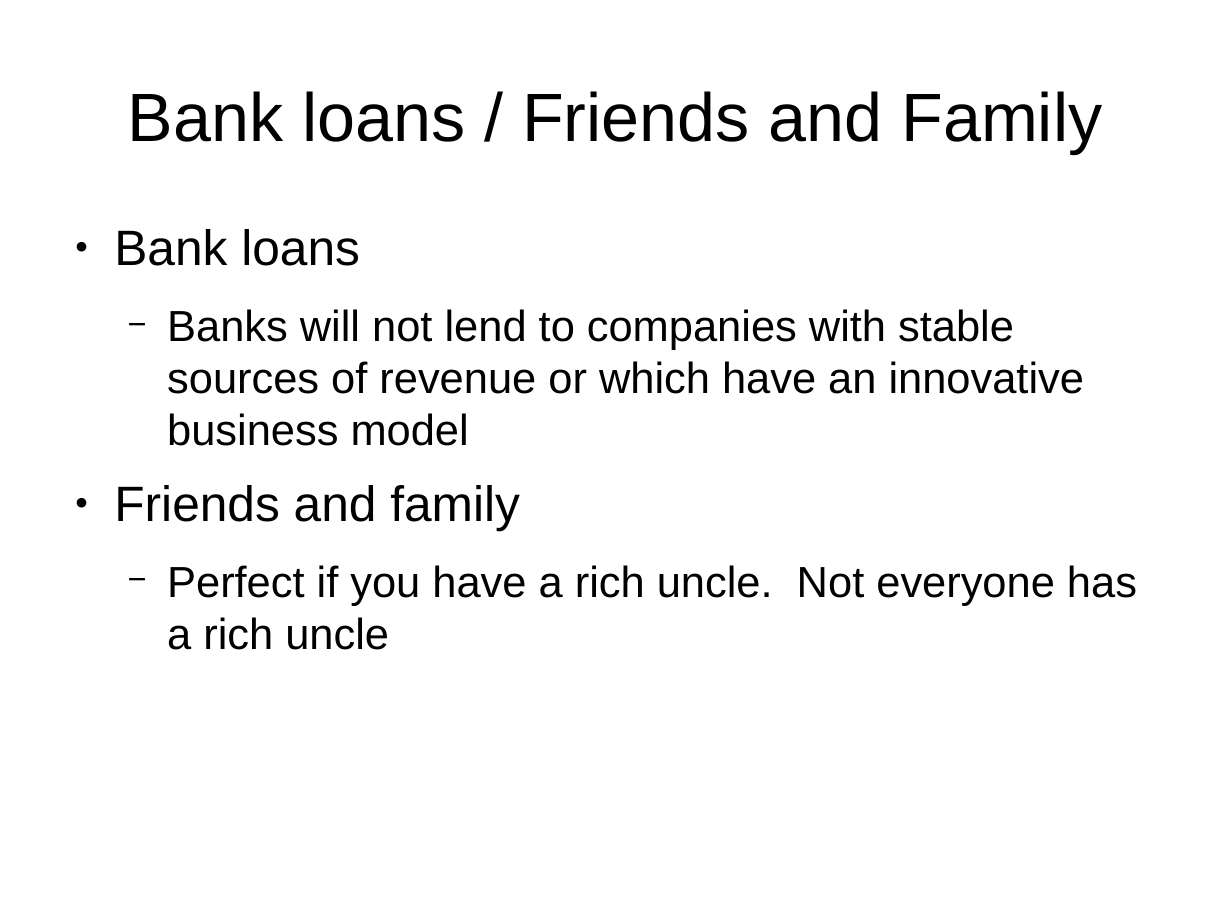
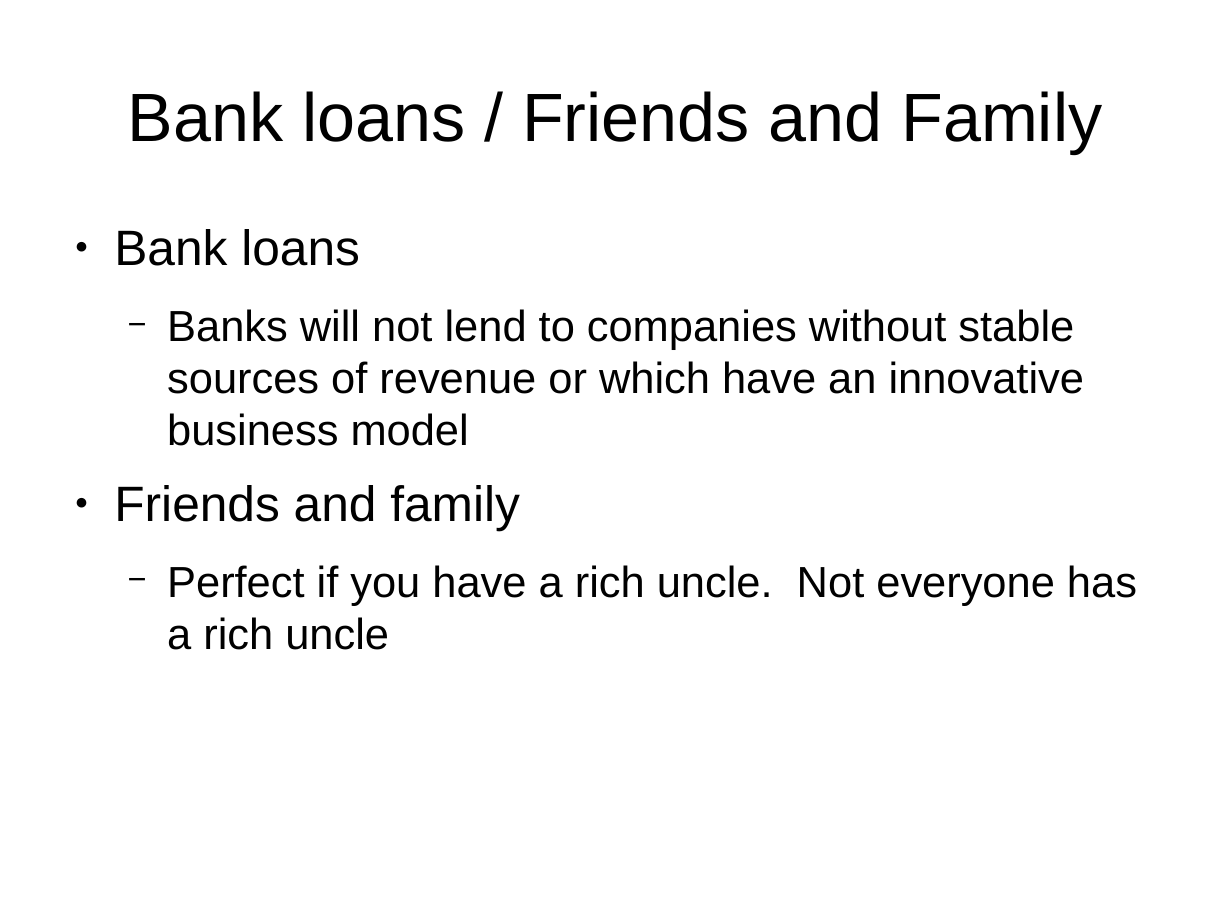
Before and after one commit to joequant/bitquant, a slide deck: slide 6 of pitchdecks/smartmicroloanshk.odp. Drawn at 1232x924 pixels with LibreOffice and Linux fonts; fonts in the diff are those of the drawing. Boxes give left, top, right and bottom in pixels: in the first picture for what was removed or moved away, otherwise in the second. Text is boxed around its words. In the diff, an @@ line names an element or a change of style, - is before the commit and + after.

```diff
--- a/pitchdecks/smartmicroloanshk.odp
+++ b/pitchdecks/smartmicroloanshk.odp
@@ text at (x1=167, y1=309, x2=1084, y2=446): text changed @@
-  − Banks will not lend to companies with stable sources of revenue or which have an innovative business model
+  − Banks will not lend to companies without stable sources of revenue or which have an innovative business model
```
Also in this commit, not shown: 1 other file.
